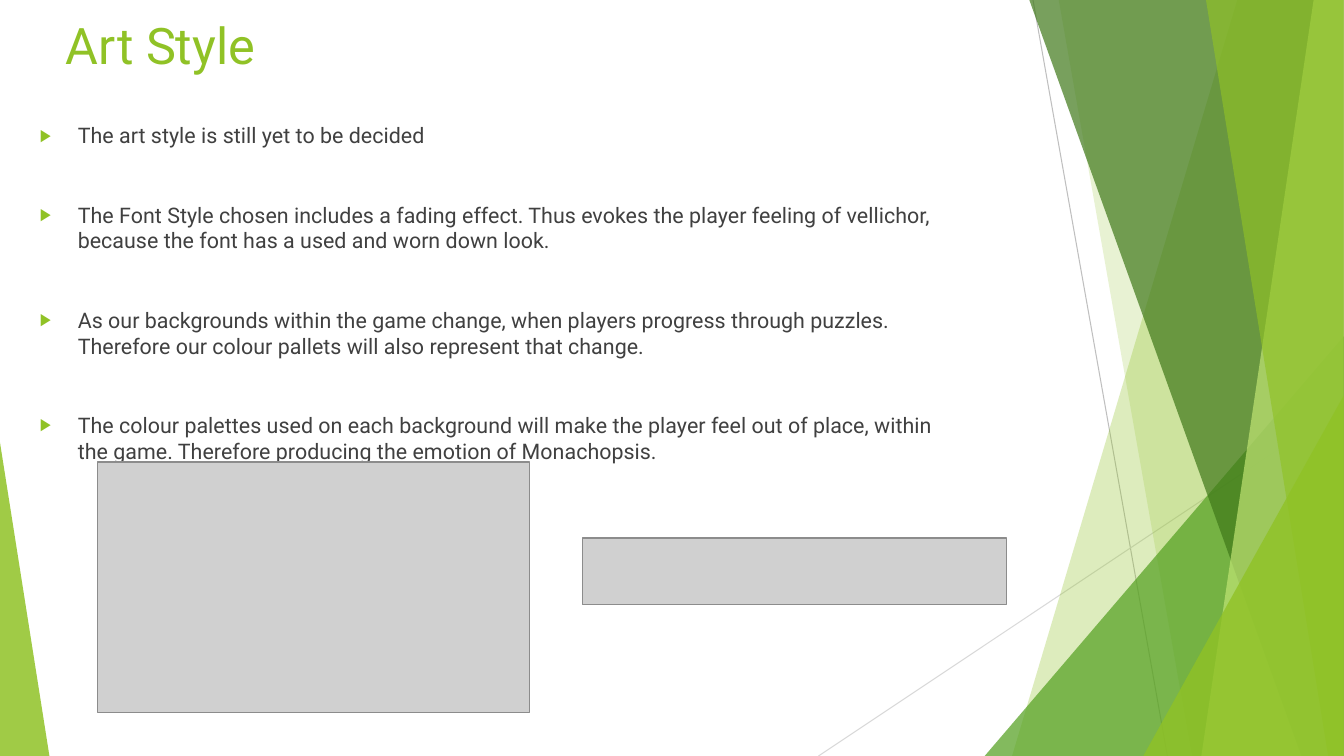
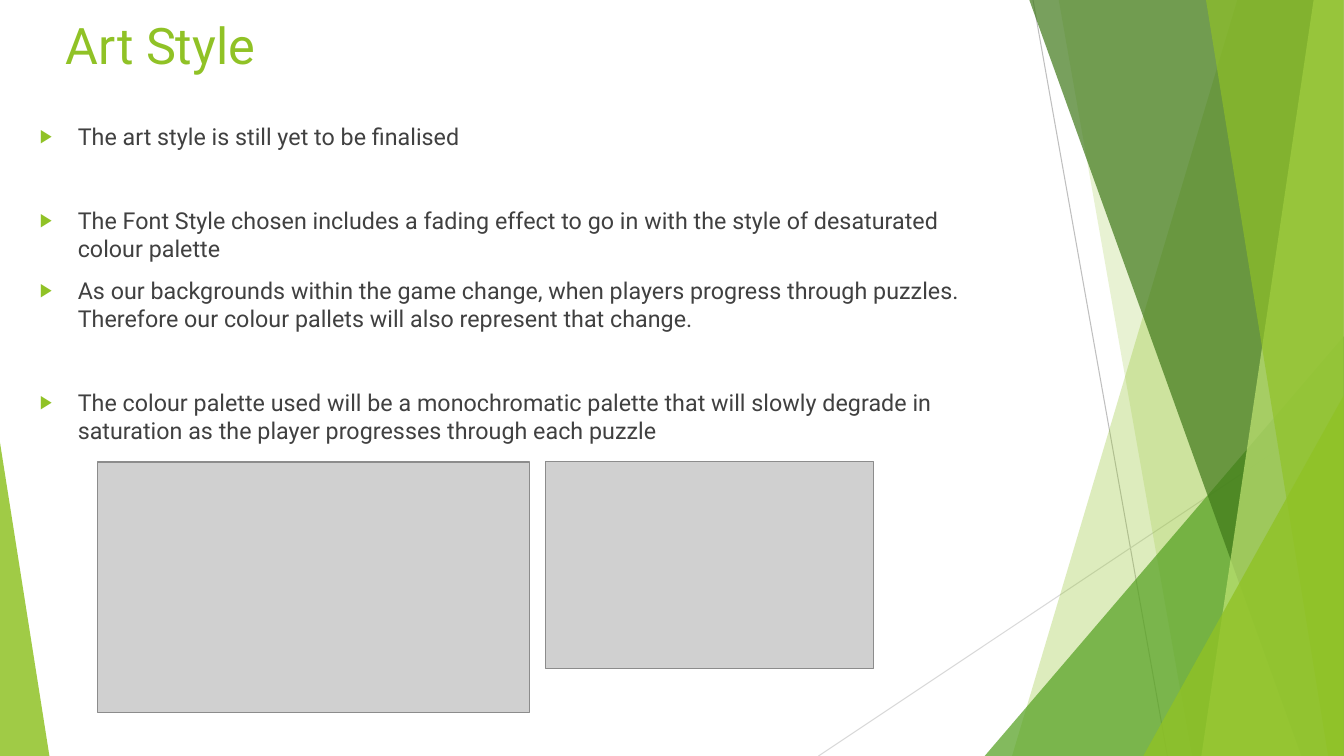
Before and after one commit to UoSGamesGroups/first-semester-l4-5-group-14, a slide deck: slide 7 of Group 14.pptx. Drawn at 1344x756 pixels with LibreOffice and Linux fonts; fonts in the diff are those of the drawing; grey boxes stand for pictures. Boxes give left, top, right and bottom in pixels: in the first picture for what was removed or moved away, otherwise in the second. Text is boxed around its words. In the diff, an @@ line names an element or a change of style, - is before the commit and + after.

```diff
--- a/Group 14.pptx
+++ b/Group 14.pptx
@@ text at [78, 127, 938, 262]: text changed; size 15.3 to 16.6 pt @@
-▶ The art style is still yet to be decided
-▶ The Font Style chosen includes a fading effect. Thus evokes the player feeling of vellichor, because the font has a used and worn down look.
+▶ The art style is still yet to be finalised
+▶ The Font Style chosen includes a fading effect to go in with the style of desaturated colour palette
@@ text at [78, 281, 958, 332]: size 15.3 to 16.6 pt in "As our backgrounds within the game change, ..." @@
@@ text at [78, 393, 931, 439]: text changed; size 15.3 to 16.6 pt @@
-▶ The colour palettes used on each background will make the player feel out of place, within the game. Therefore producing the emotion of Monachopsis.
+▶ The colour palette used will be a monochromatic palette that will slowly degrade in saturation as the player progresses through each puzzle
@@ picture added at [545, 462, 874, 668] @@
@@ picture removed at [583, 538, 1007, 605] @@
```
Also in this commit, not shown: 3 other slides changed, 1 slide added.
